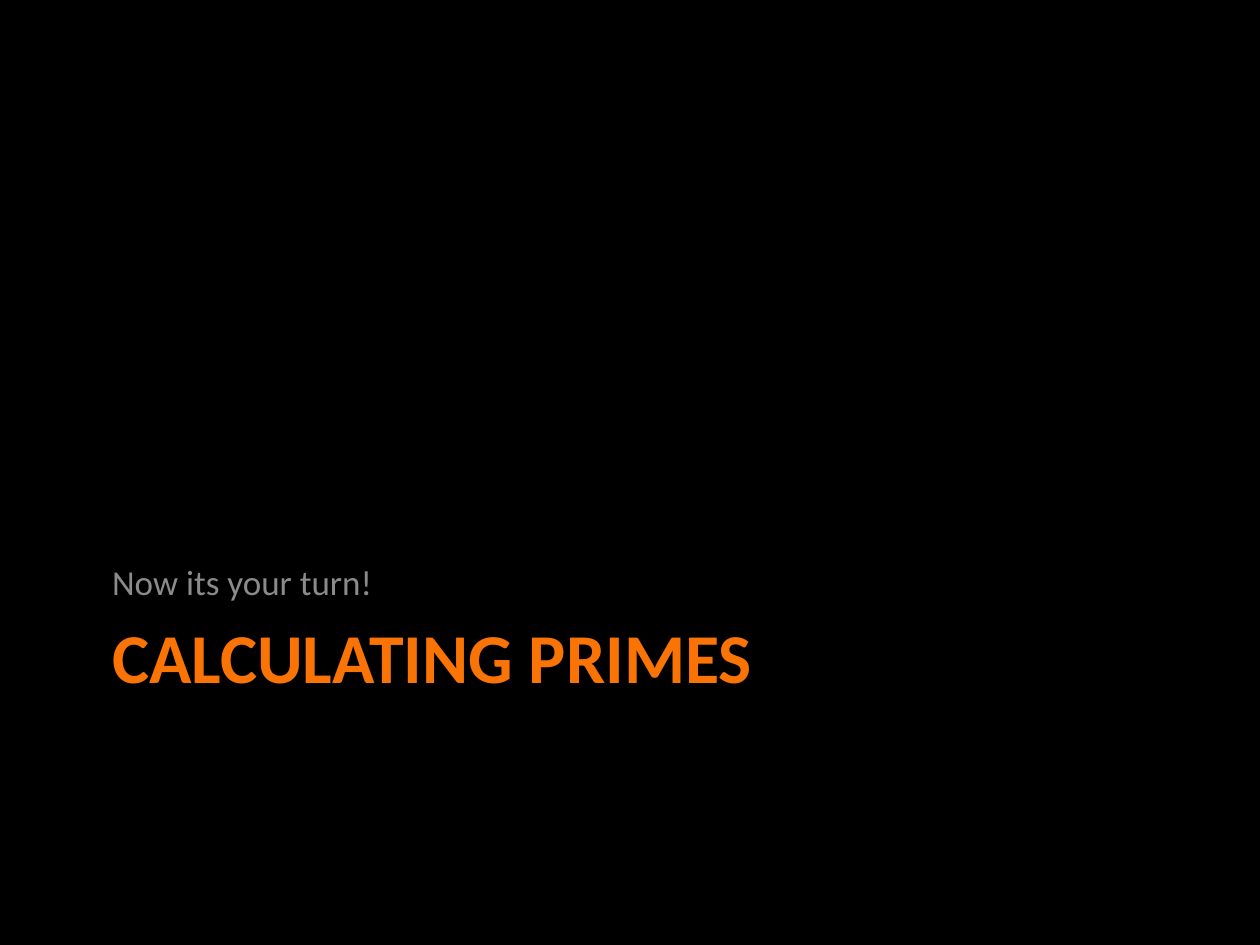
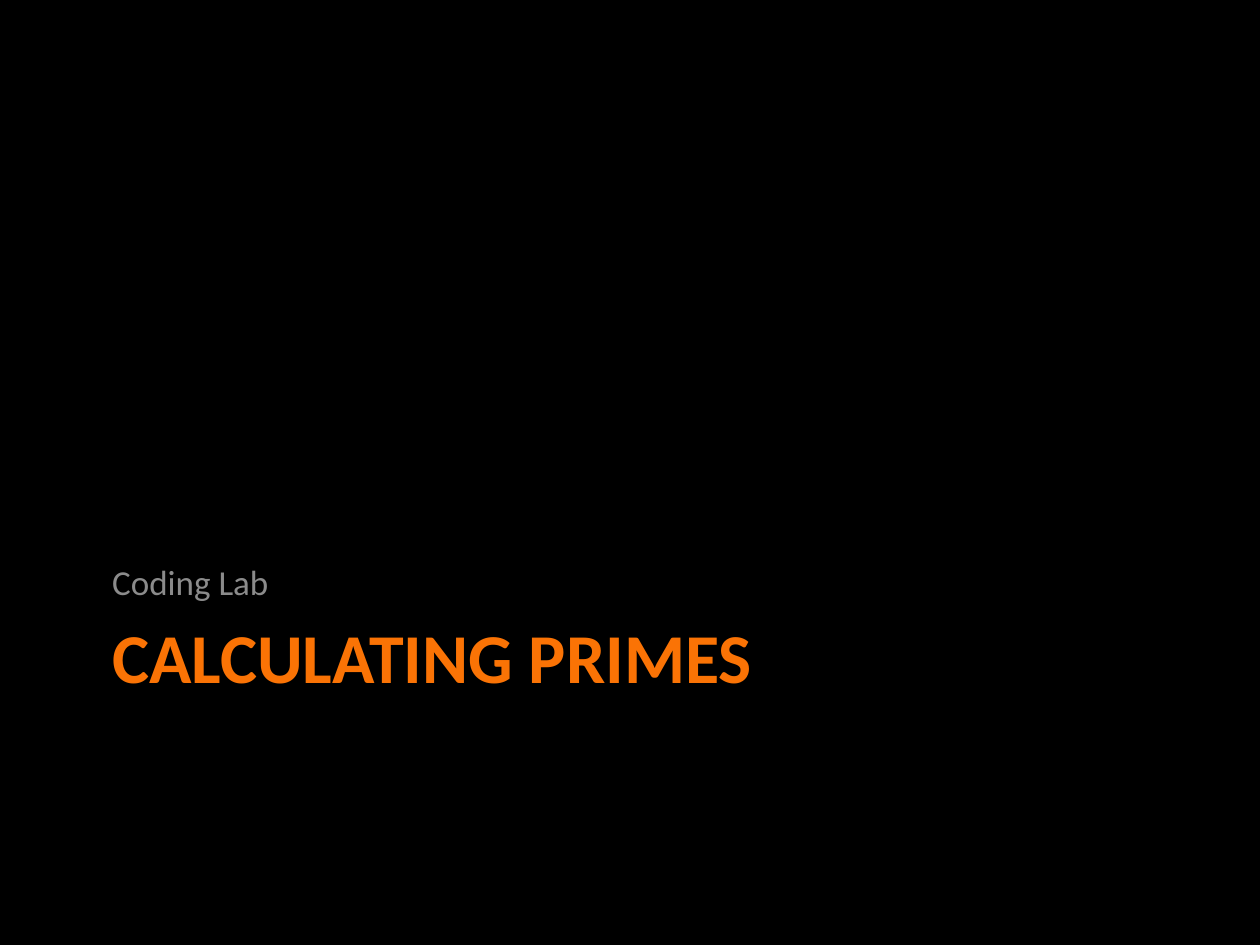
Before and after one commit to agilefire/November2010, a slide deck: slide 22 of Agile Firestarter Winter 2011 Test-Driven-Development.pptx. Drawn at 1260x945 pixels with LibreOffice and Linux fonts; fonts in the diff are those of the drawing. Boxes give left, top, right and bottom in pixels: in the first picture for what was removed or moved away, otherwise in the second. Text is boxed around its words. In the diff, an @@ line names an element or a change of style, - is before the commit and + after.

```diff
--- a/Agile Firestarter Winter 2011 Test-Driven-Development.pptx
+++ b/Agile Firestarter Winter 2011 Test-Driven-Development.pptx
@@ text at (112,570,269,601): text changed @@
-Now its your turn!
+Coding Lab
```
Also in this commit, not shown: 9 other slides changed, 10 slides added, 13 slides removed.
